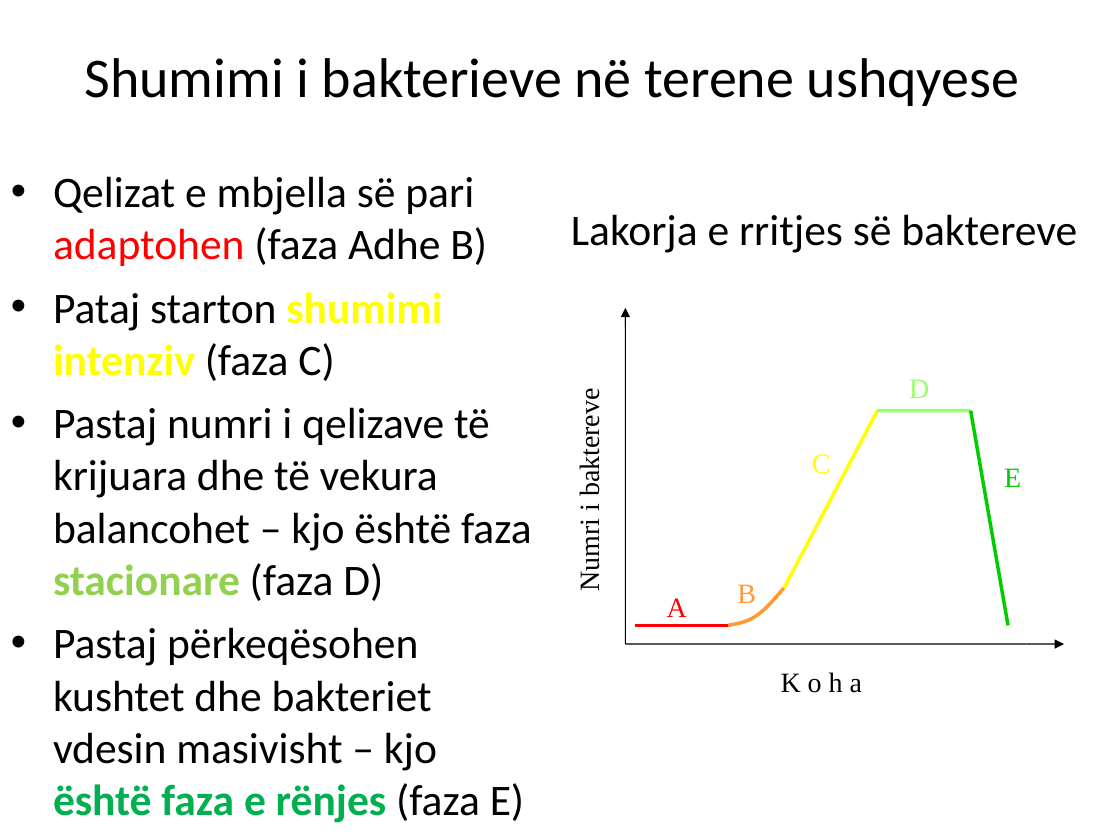
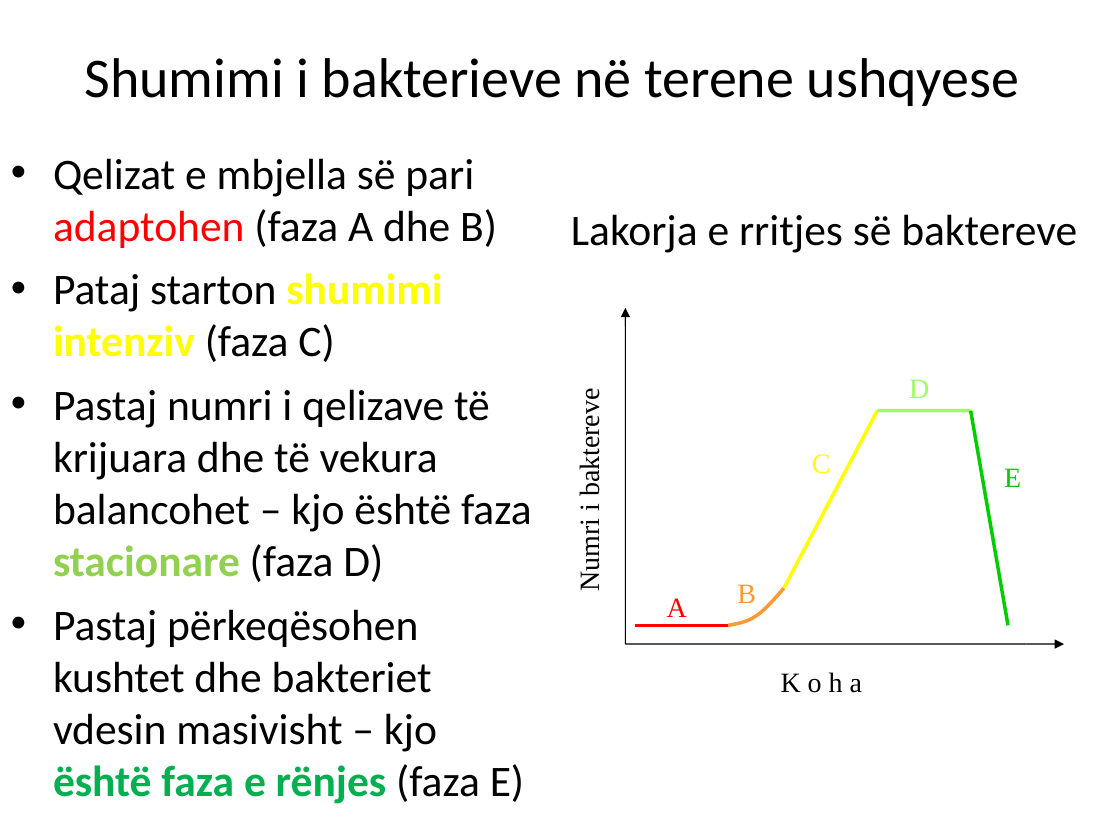
Before and after one commit to biologjia-aplikative/Biologjia-Aplikative, a slide deck: slide 20 of materiale/Klasa 11/2. BAKTERIET.ppt. Drawn at 1120x840 pixels with LibreOffice and Linux fonts; fonts in the diff are those of the drawing. Boxes give left, top, right and bottom in pixels: in the first picture for what was removed or moved away, otherwise in the second. Text is boxed around its words. In the diff, an @@ line names an element or a change of style, - is before the commit and + after.

```diff
--- a/materiale/Klasa 11/2. BAKTERIET.ppt
+++ b/materiale/Klasa 11/2. BAKTERIET.ppt
@@ text "Qelizat e mbjella së pari ...": place and size @@
-text "Qelizat e mbjella së pari ..." at [53,176,532,823]
+text "Qelizat e mbjella së pari ..." at [53,158,532,804]
@@ text at [53,158,497,248]: spaces changed @@
-• Qelizat e mbjella së pari adaptohen (faza Adhe B)
+• Qelizat e mbjella së pari adaptohen (faza A dhe B)
```
Also in this commit, not shown: 20 other slides changed, 16 other files.
